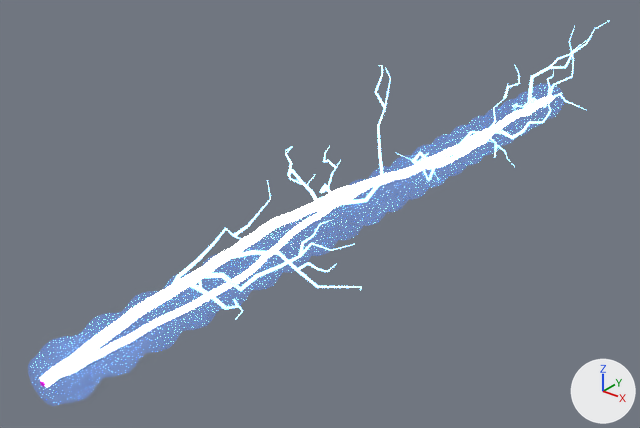
Two versions of the FBX model ElementBeams/ElectricBeam.fbx, one commit apart.
The view is the same before and after, from a 50 mm lens placed at (14.0, -8.3, 11.3), pointed at (-1.0, 10.5, -0.3). Lighting does not change. The marker at lower right points along +X, +Y and +Z. The picture after the commit comes second. Where no turn or scale is listed for an object, it has been applied to the vertices.

Names of what the first picture shows: 'Bolt', 'Branches', 'Sheath'.
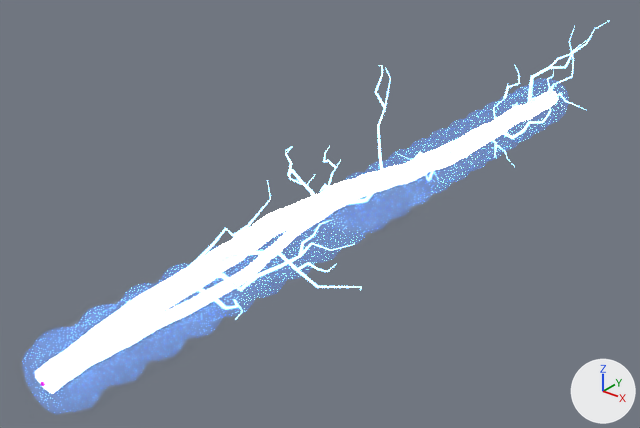
What changed in the scene script:
```text
Change me_sheath:
    used by ob_sheath; location = (0.0, 0.0, 0.0)
    remove me_sheath.from_pydata(...)  # 1936 vertices, 1922 faces; spans x -0.7..0.7, y 0.0..24.0, z -0.7..0.7
    add me_sheath.from_pydata(...)  # 1936 vertices, 1922 faces; spans x -0.9..0.9, y 0.0..24.0, z -1.0..0.9
    me_sheath part 1: the whole mesh is scaled about its middle by (1.33, 1, 1.33)
Change me_bolt:
    used by ob_bolt; location = (0.0, 0.0, 0.0)
    remove me_bolt.from_pydata(...)  # 650 vertices, 644 faces; spans x -0.3..0.5, y 0.0..24.0, z -0.2..0.9
    add me_bolt.from_pydata(...)  # 780 vertices, 772 faces; spans x -0.5..0.7, y -0.1..24.0, z -0.3..1.0
    me_bolt part 2: 48 vertices moved within x -0.1..0.4, y 0.4..22.5, z -0.1..0.7; 525 vertices removed from x -0.3..0.5, y 0.0..24.0, z -0.2..0.9; 655 vertices added at x -0.5..0.7, y -0.1..24.0, z -0.3..1.0
```

Boxes (x1, y1, x2, y2) around the edits, measured in the pictures (640 x 428 px):
'Sheath', rescaled
    before: (28, 84, 564, 406)
    after: (22, 78, 569, 415)
'Bolt', reshaped
    before: (40, 128, 494, 386)
    after: (35, 125, 497, 389)
